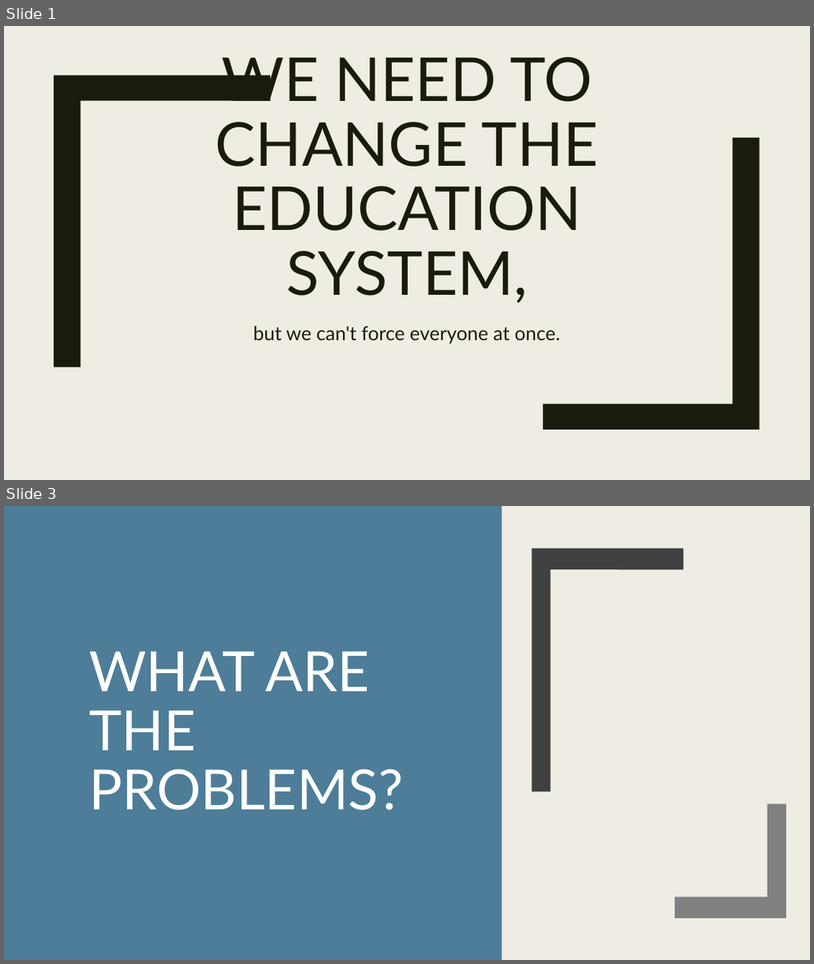
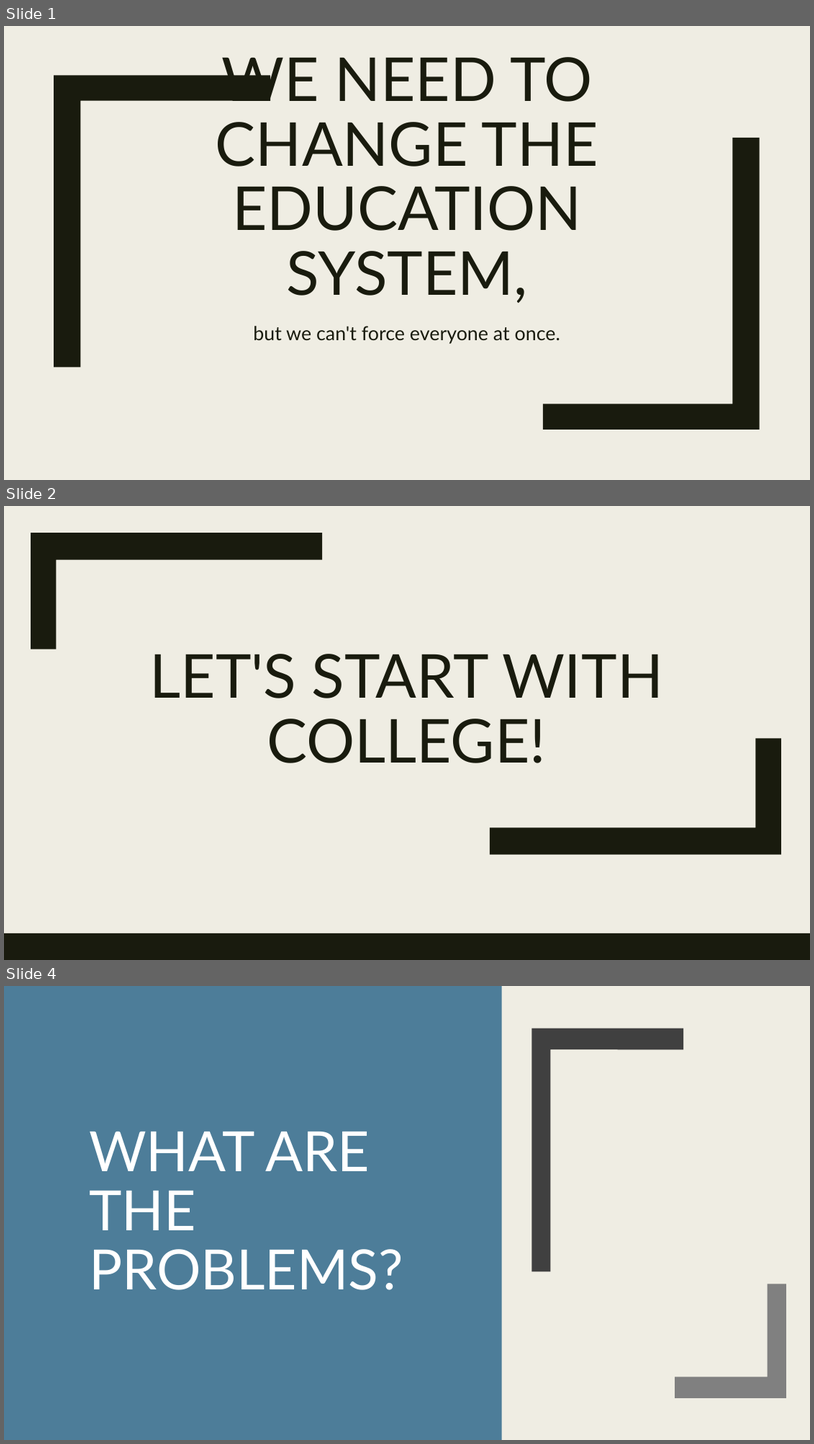
Before and after one commit to edunzer/YR3_TERM-4, a slide deck: PUBLIC SPEAKING/WEEK 6/PERSUASIVE SPEECH/PERSASIVE SPEECH.pptx. Shown one above the other, each under a label of ours: slides 1 and 3 before the commit, slides 1, 2 and 4 after it; the slides between them are not shown. The pictures are 814x964 and 814x1444 pixels, drawn with LibreOffice and Linux fonts; fonts in the diff are those of the drawing. Boxes give left, top, right and bottom in pixels: in the first picture for what was removed or moved away, otherwise in the second. Text is boxed around its words. In the diff, an @@ line names an element or a change of style, - is before the commit and + after.

```diff
--- a/PUBLIC SPEAKING/WEEK 6/PERSUASIVE SPEECH/PERSASIVE SPEECH.pptx
+++ b/PUBLIC SPEAKING/WEEK 6/PERSUASIVE SPEECH/PERSASIVE SPEECH.pptx
@@ slide 2 added at [4,506,810,960], background #EFEDE3; not listed: 1 template element that a slide beside it also shows @@
@@ rectangle added at [4,506,810,960], fill #EFEDE3 @@
@@ freeform shape added at [31,533,322,649], fill #191B0E @@
@@ title added at [149,654,664,763], 72 pt, text #191B0E @@
+LET'S START WITH COLLEGE!
@@ freeform shape added at [491,739,782,854], fill #191B0E @@
@@ rectangle added at [4,933,810,960], fill #191B0E @@
@@ what was slide 3 is now slide 4 @@
```
Also in this commit, not shown: 4 slides changed, 11 other slides added, 2 slides removed.
